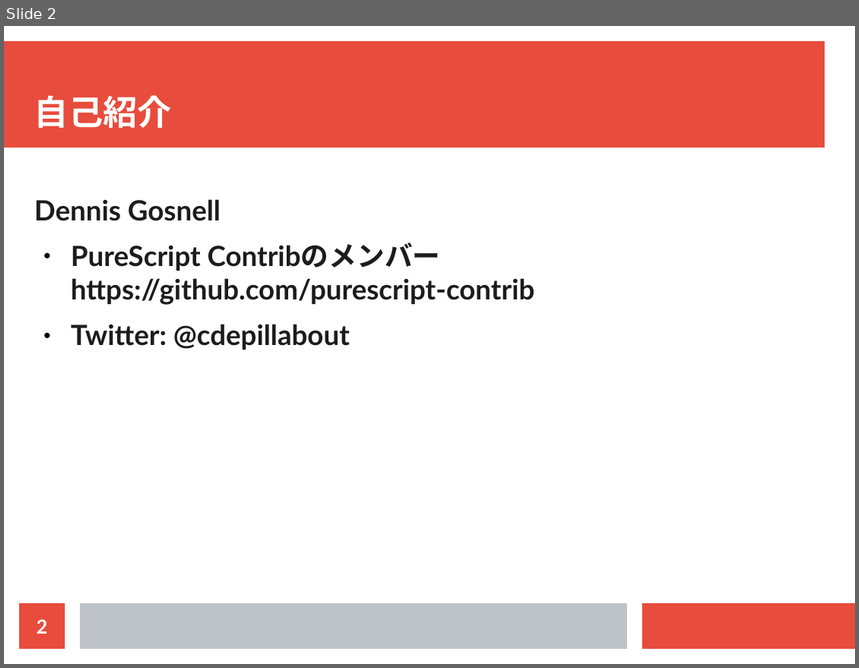
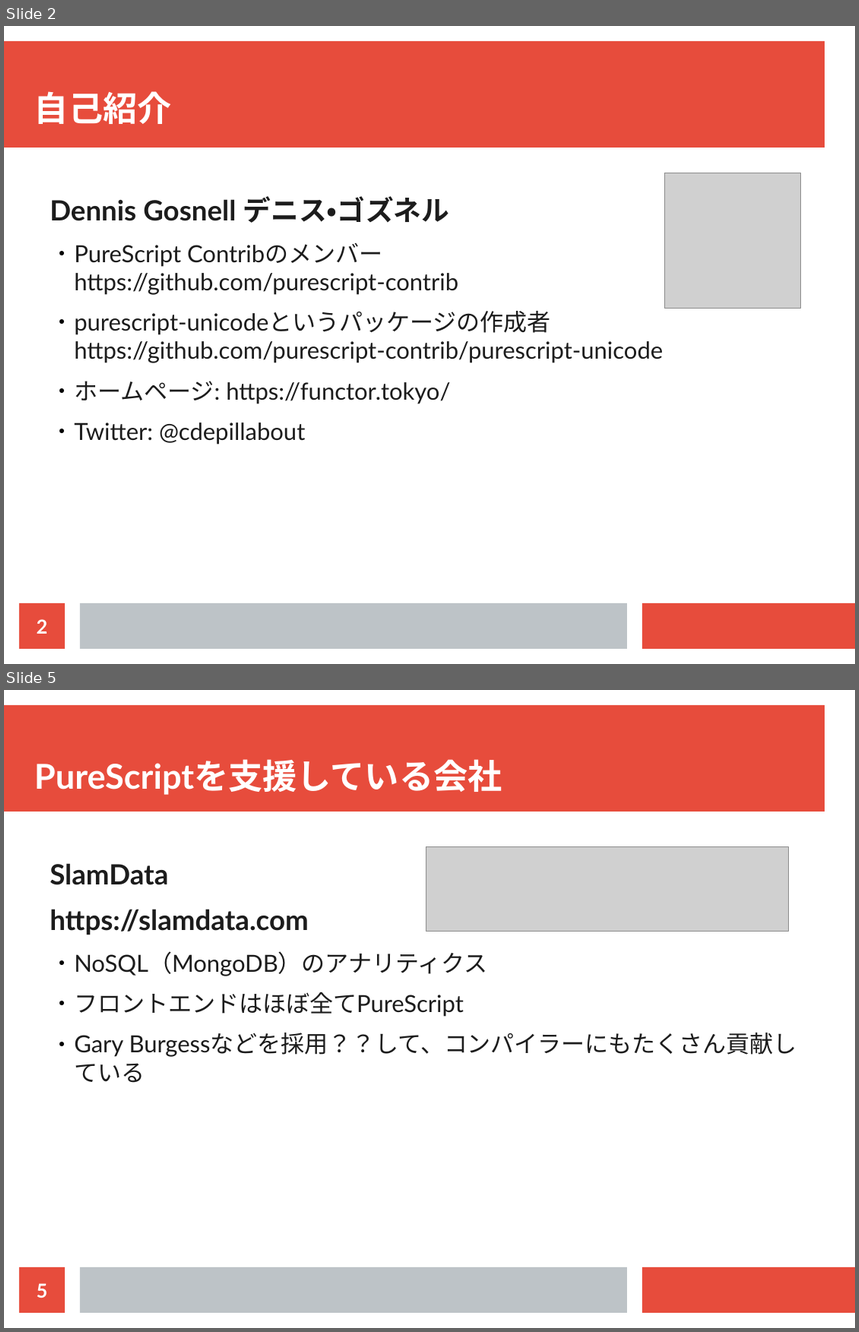
Before and after one commit to cdepillabout/purescript-community-presentation, a slide deck: purescript-community.odp. Shown one above the other, each under a label of ours: slide 2 before the commit, slides 2 and 5 after it; the slides between them are not shown. The pictures are 859x668 and 859x1332 pixels, drawn with LibreOffice and Linux fonts; fonts in the diff are those of the drawing; grey boxes stand for pictures. Boxes give left, top, right and bottom in pixels: in the first picture for what was removed or moved away, otherwise in the second. Text is boxed around its words. In the diff, an @@ line names an element or a change of style, - is before the commit and + after.

```diff
--- a/purescript-community.odp
+++ b/purescript-community.odp
@@ slide 5 added at [4,690,855,1328], background #FFFFFF; not listed: 3 template elements that a slide beside it also shows @@
@@ title added at [34,759,503,795], 32 pt, text #FFFFFF, bold @@
+PureScriptを支援している会社
@@ picture added at [427,847,789,931] @@
@@ text added at [50,863,797,1083], 22 pt, text #1C1C1C @@
+SlamData
+https://slamdata.com
+  ● NoSQL（MongoDB）のアナリティクス
+  ● フロントエンドはほぼ全てPureScript
+  ● Gary Burgessなどを採用？？して、コンパイラーにもたくさん貢献している
@@ page number added at [19,1268,65,1313], fill #E74C3C, 18 pt, text #FFFFFF, bold @@
+5
@@ slide 2 changed as well @@
@@ title "自己紹介": place and size @@
-title "自己紹介" at [34,95,172,128]
+title "自己紹介" at [34,91,172,124]
@@ picture added at [665,173,801,309] @@
@@ text at [50,196,449,223]: text changed @@
-Dennis Gosnell
+Dennis Gosnell デニス・ゴズネル
@@ text at [74,243,458,445]: size 26 to 22 pt, bold off in "PureScript Contribのメンバー https://github.com/purescript-contri ...", "Twitter: @cdepillabout"; list level 1 to 2 in "PureScript Contribのメンバー https://github.com/purescript-contri ..."; list level 1 to 2 in "Twitter: @cdepillabout" @@
@@ text at [74,311,663,404]: paragraphs added @@
+  ● purescript-unicodeというパッケージの作成者
+    https://github.com/purescript-contrib/purescript-unicode
+  ● ホームページ: https://functor.tokyo/
```
Also in this commit, not shown: 1 other slide changed, 4 other slides added.
